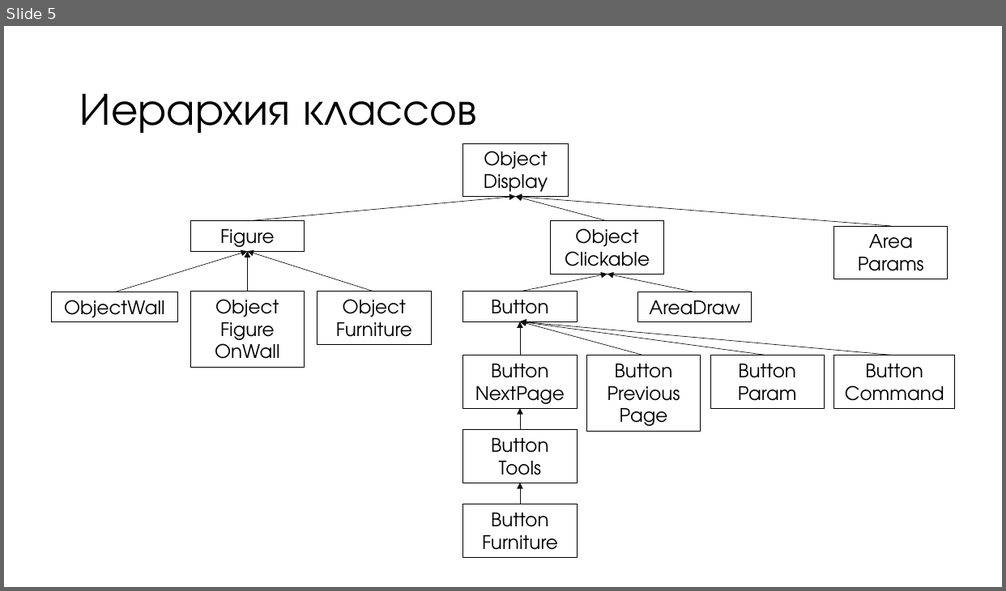
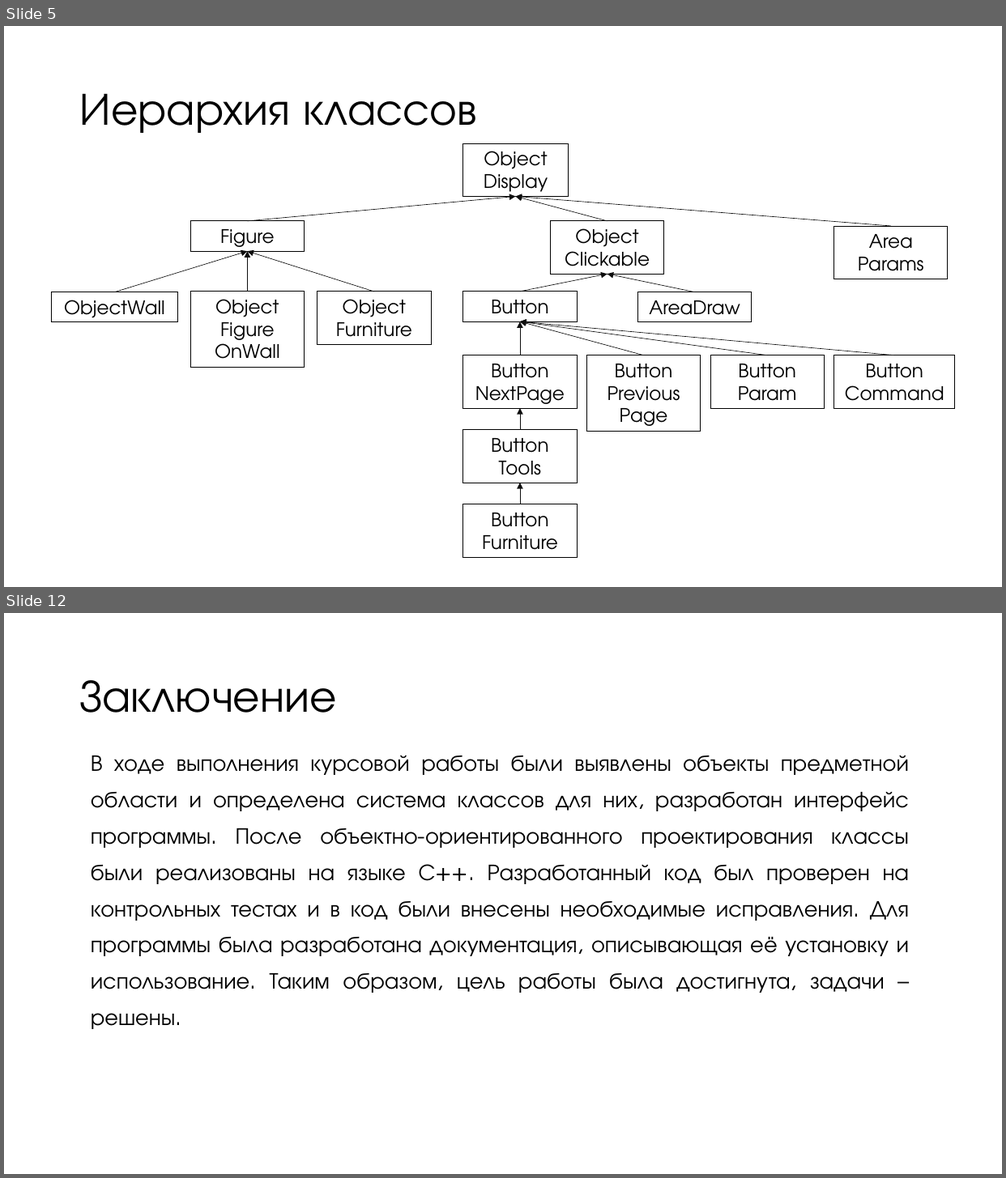
Before and after one commit to vladaderina/The-program-for-furniture-placement, a slide deck: Программа для размещения мебели.pptx. Shown one above the other, each under a label of ours: slide 5 before the commit, slides 5 and 12 after it; the slides between them are not shown. The pictures are 1006x591 and 1006x1178 pixels, drawn with LibreOffice and Linux fonts; fonts in the diff are those of the drawing. Boxes give left, top, right and bottom in pixels: in the first picture for what was removed or moved away, otherwise in the second. Text is boxed around its words. In the diff, an @@ line names an element or a change of style, - is before the commit and + after.

```diff
--- a/Программа для размещения мебели.pptx
+++ b/Программа для размещения мебели.pptx
@@ slide 12 added at (4,613,1002,1174), background #FFFFFF @@
@@ title added at (80,680,337,713), 44 pt, text #000000 @@
+Заключение
@@ text added at (91,756,910,1029), 22 pt, text #000000 @@
+В ходе выполнения курсовой работы были выявлены объекты предметной области и определена система классов для них, разработан интерфейс программы. После объектно-ориентированного проектирования классы были реализованы на языке С++. Разработанный код был проверен на контрольных тестах и в код были внесены необходимые исправления. Для программы была разработана документация, описывающая её установку и использование. Таким образом, цель работы была достигнута, задачи – решены.
```
Also in this commit, not shown: 1 slide changed, 6 other slides added.
